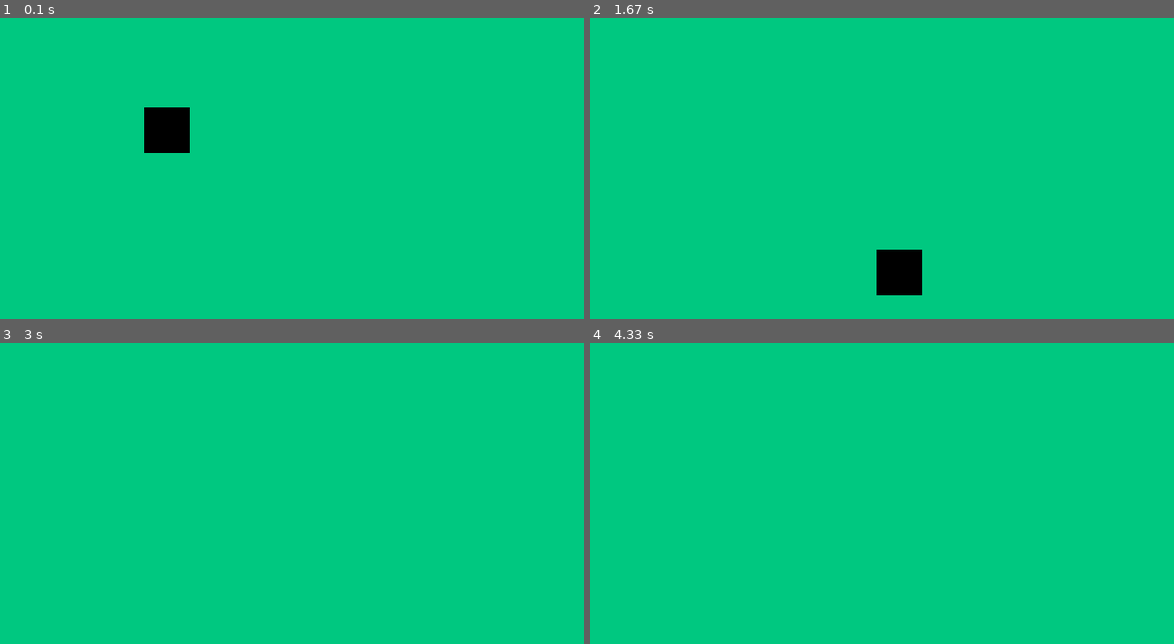
Above: before the commit, frames 1-4 (two rows, left to right).
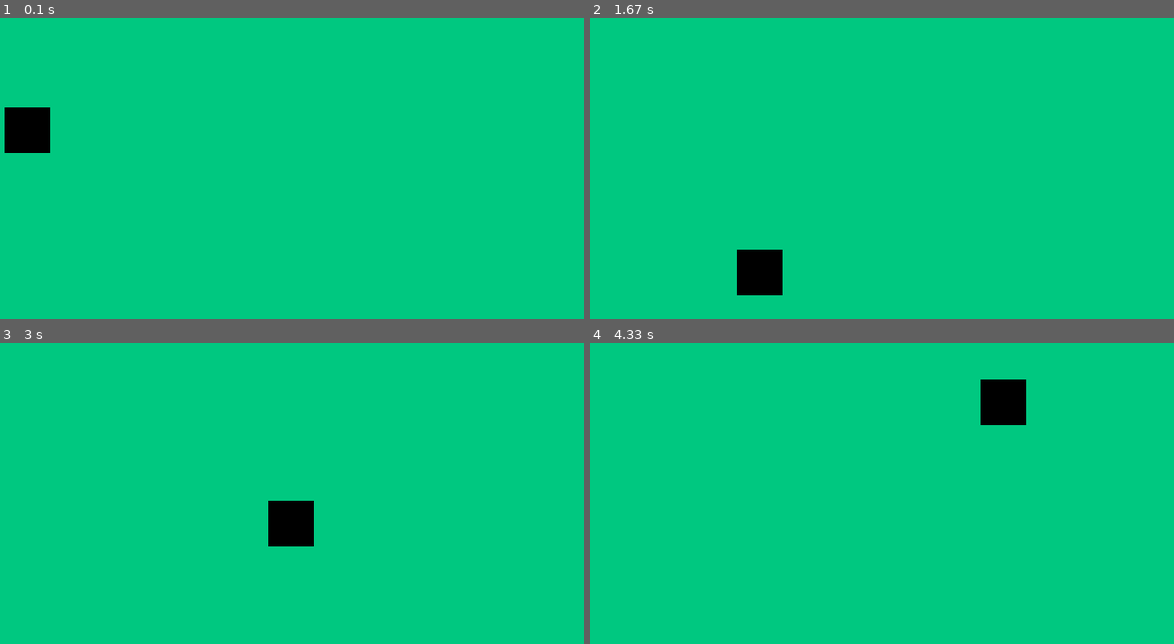
Above: after the commit, the same moments.

Repository: zearkiatos/python-bouncing-square-game
Game: pygame game, started from main.py
The game is run twice, just before and just after one commit, with the same random seed, the same clock (stepped at 60 frames per second) and the same inputs.
Inputs:
- Up to frame 1 (0.1 s): no input
- Up to frame 2 (1.67 s): no input
- Up to frame 3 (3 s): no input
- Up to frame 4 (4.33 s): no input

The runs differ from the first frame. In frame 1, 2.4% of the frame differs, in the area x 0-33%, y 29-45%; in frame 2, 2.4%; in frame 3, 1.2%; in frame 4, 1.2%.

Commit message:
Bouncing square inside a screen

Diff:
--- a/src/engine/game_engine.py
+++ b/src/engine/game_engine.py
@@ -20,7 +20,7 @@
 
     def _create(self):
         self.square_velocity = pygame.Vector2(100, 100)
-        self.square_position = pygame.Vector2(150, 100)
+        self.square_position = pygame.Vector2(-25, 100)
         square_size = pygame.Vector2(50,50)
         square_color = pygame.Color(0, 0, 0)
 
@@ -41,6 +41,21 @@
         self.square_position.x += self.square_velocity.x * self.delta_time
         self.square_position.y += self.square_velocity.y * self.delta_time
 
+        screen_rectangule = self.screen.get_rect()
+        square_rectangule = self.square_superface.get_rect(topleft = self.square_position)
+
+        if square_rectangule.left <= 0 or square_rectangule.right >= screen_rectangule.width:
+            self.square_velocity.x *= -1
+            square_rectangule.clamp_ip(screen_rectangule)
+            self.square_position.x = square_rectangule.left
+
+        if square_rectangule.top <= 0 or square_rectangule.bottom >= screen_rectangule.height:
+            self.square_velocity.y *= -1
+            square_rectangule.clamp_ip(screen_rectangule)
+            self.square_position.y = square_rectangule.y
+
+        # if my_rectangle.left <= 0 or my_rectangle.right
+
     def _draw(self):
         self.screen.fill((0, 200, 128))
         self.screen.blit(self.square_superface, self.square_position)
